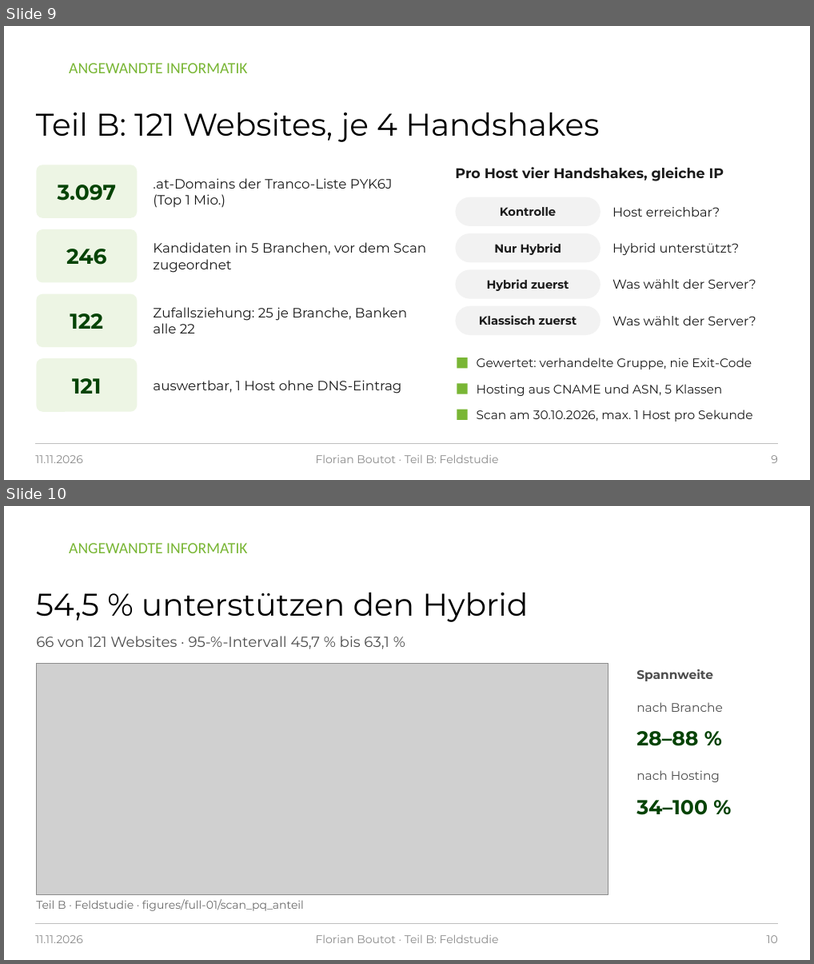
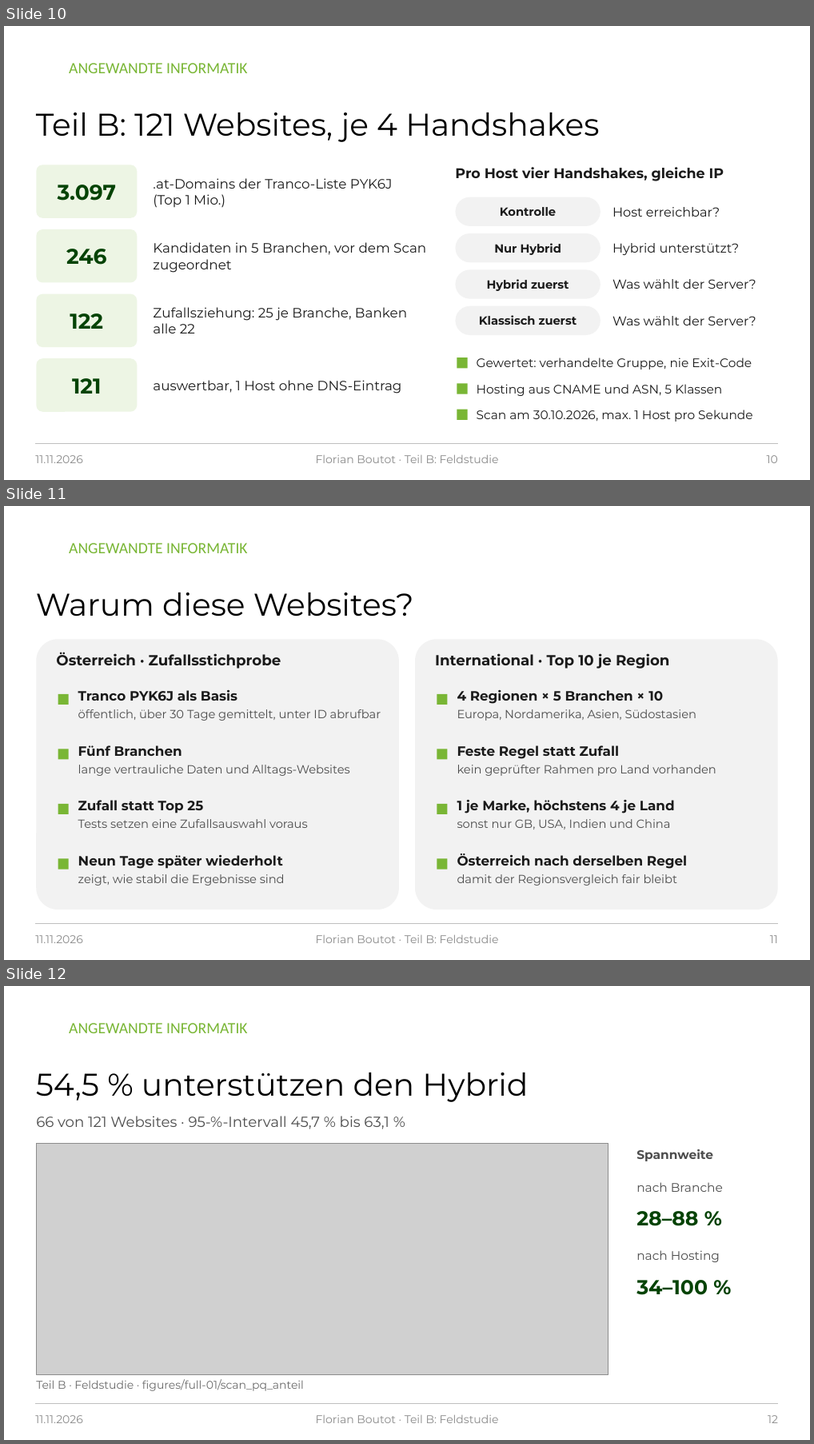
Before and after one commit to raphi98/singer-postquantum-experiment, a slide deck: praesentation/PQ-TLS_Praesentation_2026-11-11.pptx. Shown one above the other, each under a label of ours: slides 9 and 10 before the commit, slides 10, 11 and 12 after it. The pictures are 814x964 and 814x1444 pixels, drawn with LibreOffice and Linux fonts; fonts in the diff are those of the drawing; grey boxes stand for pictures; background and template pictures are left out. Boxes give left, top, right and bottom in pixels: in the first picture for what was removed or moved away, otherwise in the second. Text is boxed around its words. In the diff, an @@ line names an element or a change of style, - is before the commit and + after.

```diff
--- a/praesentation/PQ-TLS_Praesentation_2026-11-11.pptx
+++ b/praesentation/PQ-TLS_Praesentation_2026-11-11.pptx
@@ slide 11 added at (4,506,810,960), background #FFFFFF; not listed: 2 template elements that a slide beside it also shows @@
@@ title added at (36,592,414,616), 28 pt, text #000000 @@
+Warum diese Websites?
@@ rounded rectangle added at (36,639,399,909), fill #F2F2F2 @@
@@ rounded rectangle added at (415,639,778,909), fill #F2F2F2 @@
@@ text added at (56,652,282,668), 13 pt, text #1A1A1A, bold @@
+Österreich · Zufallsstichprobe
@@ text added at (435,653,670,668), 13 pt, text #1A1A1A, bold @@
+International · Top 10 je Region
@@ rectangle added at (58,694,69,704), fill #79B635 @@
@@ text added at (78,690,382,720), 10.5 pt, text #4D4D4D @@
+Tranco PYK6J als Basis
+öffentlich, über 30 Tage gemittelt, unter ID abrufbar
@@ rectangle added at (437,694,447,704), fill #79B635 @@
@@ text added at (458,690,697,720), 10.5 pt, text #4D4D4D @@
+4 Regionen × 5 Branchen × 10
+Europa, Nordamerika, Asien, Südostasien
@@ text added at (78,745,350,776), 10.5 pt, text #4D4D4D @@
+Fünf Branchen
+lange vertrauliche Daten und Alltags-Websites
@@ text added at (458,745,717,776), 10.5 pt, text #4D4D4D @@
+Feste Regel statt Zufall
+kein geprüfter Rahmen pro Land vorhanden
@@ rectangle added at (58,748,69,760), fill #79B635 @@
@@ rectangle added at (437,748,447,760), fill #79B635 @@
@@ rectangle added at (58,804,69,814), fill #79B635 @@
@@ text added at (78,800,308,828), 10.5 pt, text #4D4D4D @@
+Zufall statt Top 25
+Tests setzen eine Zufallsauswahl voraus
@@ rectangle added at (437,804,447,814), fill #79B635 @@
@@ text added at (458,800,675,829), 10.5 pt, text #4D4D4D @@
+1 je Marke, höchstens 4 je Land
+sonst nur GB, USA, Indien und China
@@ rectangle added at (58,858,69,869), fill #79B635 @@
@@ text added at (78,855,285,885), 10.5 pt, text #4D4D4D @@
+Neun Tage später wiederholt
+zeigt, wie stabil die Ergebnisse sind
@@ rectangle added at (437,858,447,869), fill #79B635 @@
@@ text added at (458,853,687,885), 10.5 pt, text #4D4D4D @@
+Österreich nach derselben Regel
+damit der Regionsvergleich fair bleibt
@@ text added at (35,935,83,943), 10 pt, text #8C8C8C @@
+11.11.2026
@@ text added at (316,935,499,943), 10 pt, text #8C8C8C @@
+Florian Boutot · Teil B: Feldstudie
@@ page number added at (770,935,778,943), 10 pt, text #8C8C8C @@
+11
@@ what was slide 9 is now slide 10 @@
@@ page number at (767,455,778,463): text changed @@
-9
+10
@@ what was slide 10 is now slide 12 @@
@@ page number at (768,1415,778,1423): text changed @@
-10
+12
```
Also in this commit, not shown: 5 slides changed, 4 other slides added, 15 other files.
